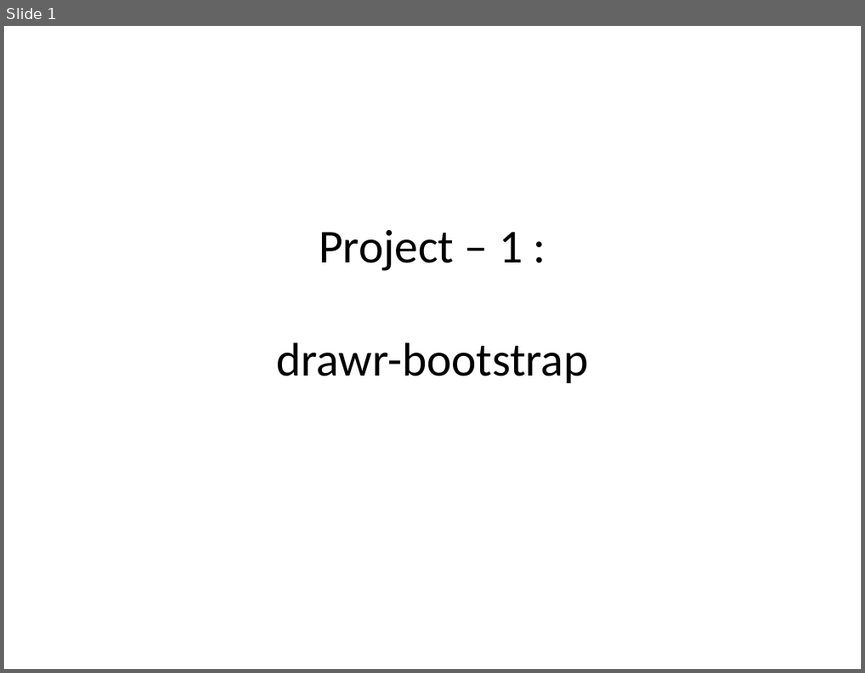
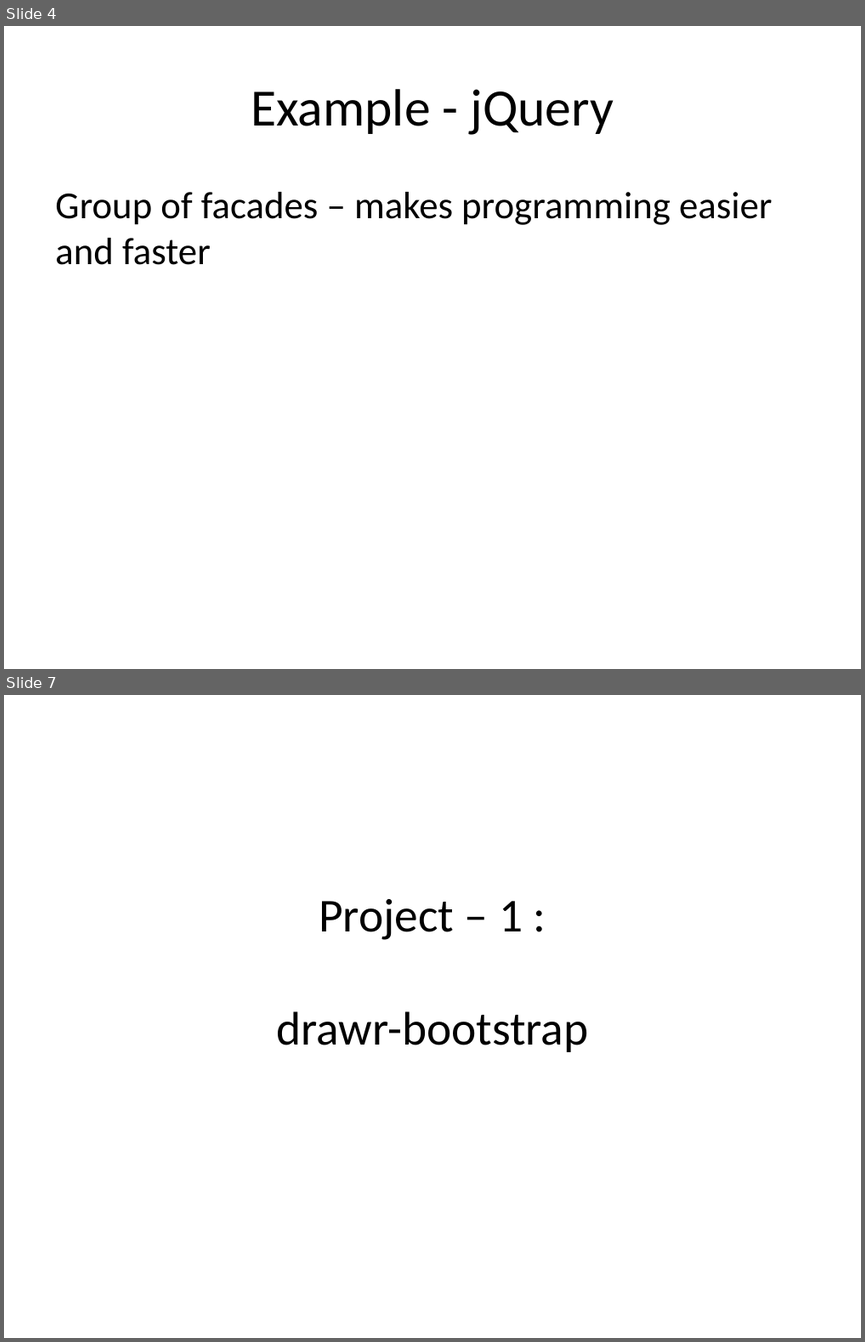
Before and after one commit to chrpapa/Javascript-Seminar, a slide deck: presentation/Presentation.pptx. Shown one above the other, each under a label of ours: slide 1 before the commit, slides 4 and 7 after it; the slides between them are not shown. The pictures are 865x673 and 865x1342 pixels, drawn with LibreOffice and Linux fonts; fonts in the diff are those of the drawing. Boxes give left, top, right and bottom in pixels: in the first picture for what was removed or moved away, otherwise in the second. Text is boxed around its words. In the diff, an @@ line names an element or a change of style, - is before the commit and + after.

Commit message:
facade pattern related work added to presentation

```diff
--- a/presentation/Presentation.pptx
+++ b/presentation/Presentation.pptx
@@ slide 4 added at (4,26,861,669), background #FFFFFF @@
@@ title added at (250,89,613,135), 44 pt, text #000000 @@
+Example - jQuery
@@ text added at (55,192,772,265), 32 pt, text #000000 @@
+Group of facades – makes programming easier and faster
@@ what was slide 1 is now slide 7 @@
```
Also in this commit, not shown: 2 slides changed, 13 other slides added, 1 slide removed, 15 other files.
